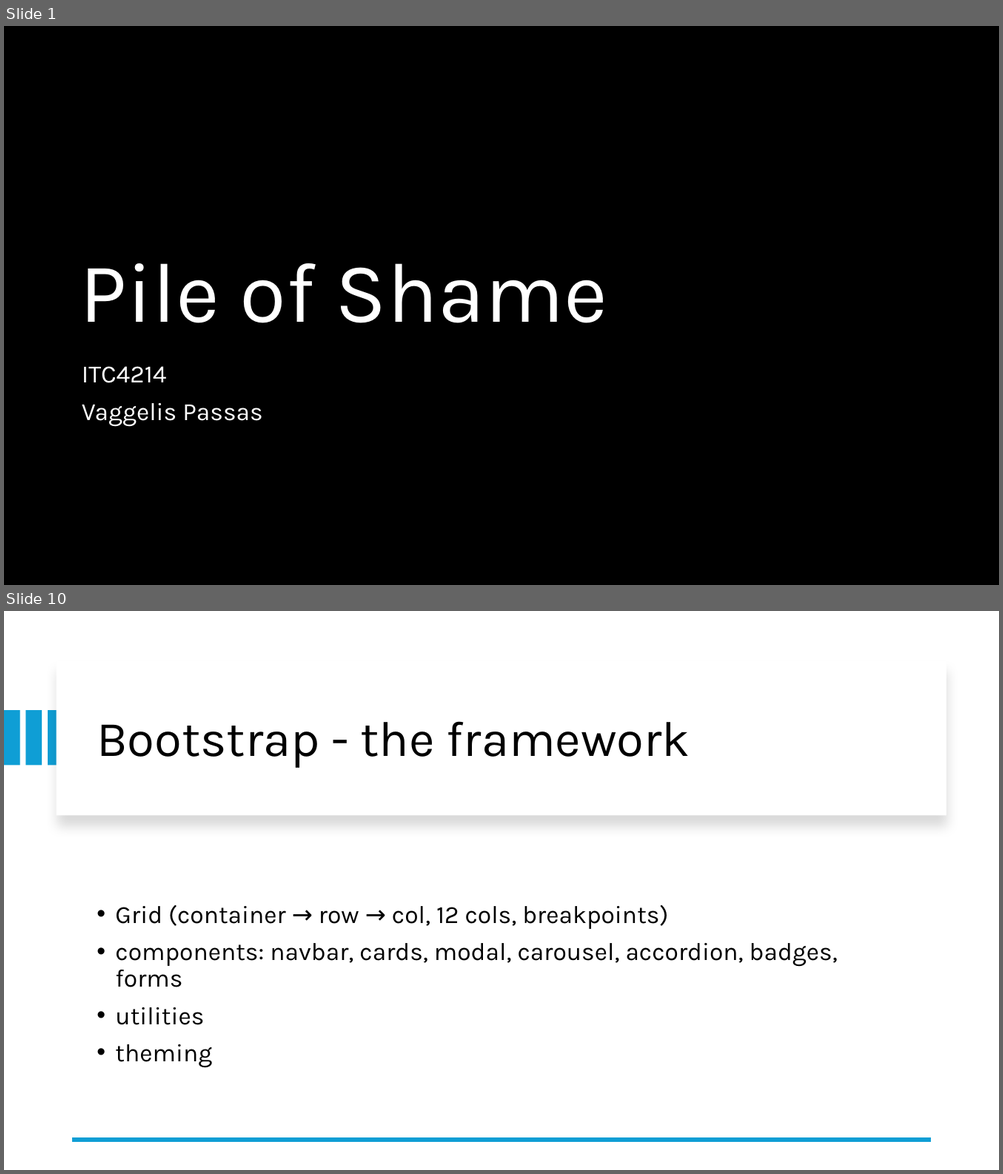
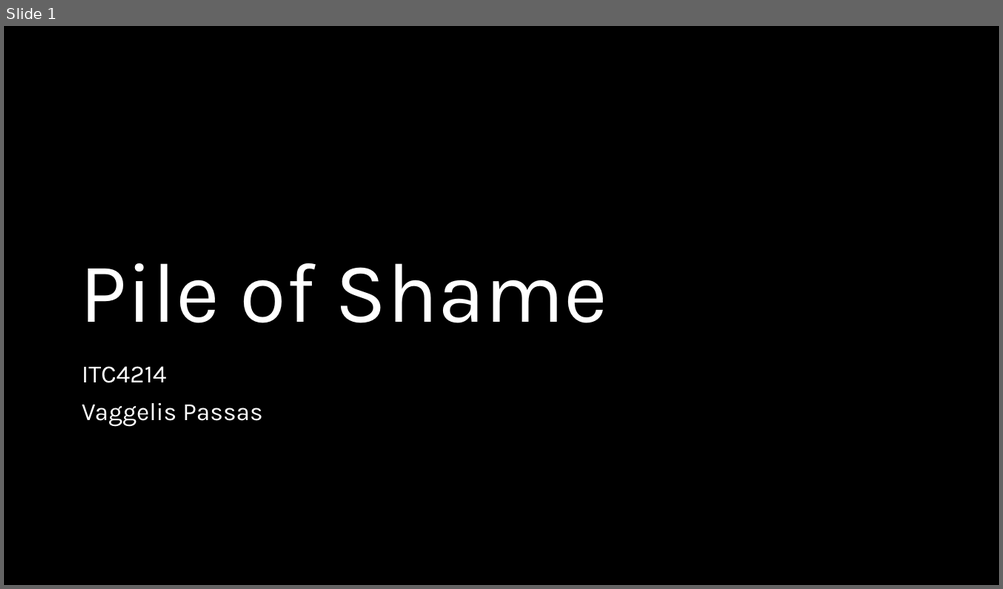
Before and after one commit to VPassas/ITC4214-PileOfShame, a slide deck: PileOfShame-Presentation.pptx. Shown one above the other, each under a label of ours: slides 1 and 10 before the commit, slide 1 after it; the slides between them are not shown. The pictures are 1003x1174 and 1003x589 pixels, drawn with LibreOffice and Linux fonts; fonts in the diff are those of the drawing; background and template pictures are left out; a plain dark background stands for a picture behind light text. Boxes give left, top, right and bottom in pixels: in the first picture for what was removed or moved away, otherwise in the second. Text is boxed around its words. In the diff, an @@ line names an element or a change of style, - is before the commit and + after.

Commit message:
Made table collapse on phones, removed socials from contact, made deal cards clickable and updated report and presentation

```diff
--- a/PileOfShame-Presentation.pptx
+++ b/PileOfShame-Presentation.pptx
@@ slide 10 removed at <box>4,611,999,1170</box>, background #FFFFFF @@
@@ rectangle removed at <box>57,661,946,815</box> @@
@@ rectangle removed at <box>4,710,20,766</box> @@
@@ rectangle removed at <box>25,710,41,766</box> @@
@@ rectangle removed at <box>48,710,64,766</box> @@
@@ title removed at <box>96,721,690,768</box> @@
-Bootstrap - the framework
@@ text removed at <box>115,905,837,1068</box> @@
-• Grid (container → row → col, 12 cols, breakpoints)
-• components: navbar, cards, modal, carousel, accordion, badges, forms
-• utilities
-• theming
@@ line removed from (930, 1140) to (73, 1140) @@
```
Also in this commit, not shown: 1 slide changed, 5 slides added, 9 other slides removed, 4 other files.
